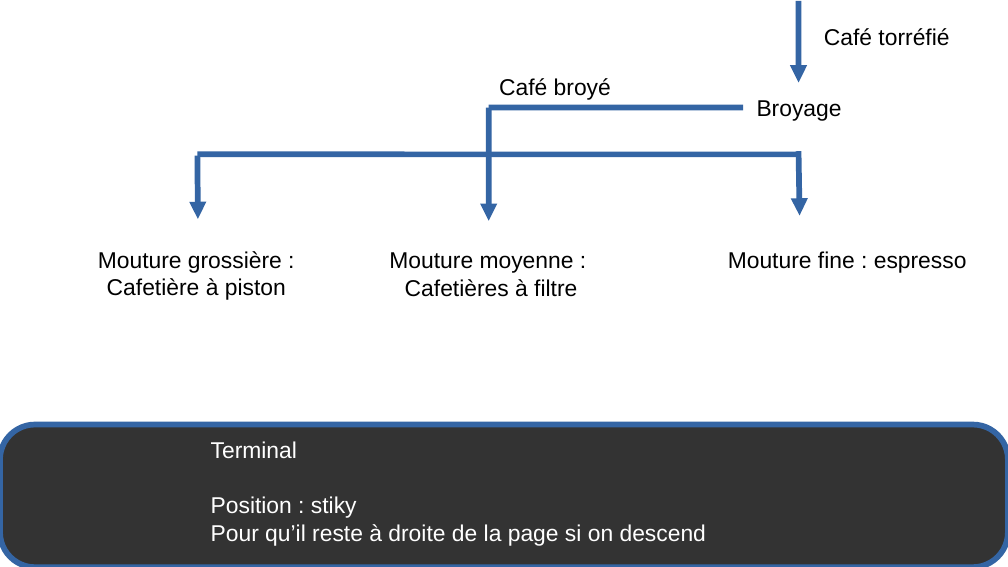
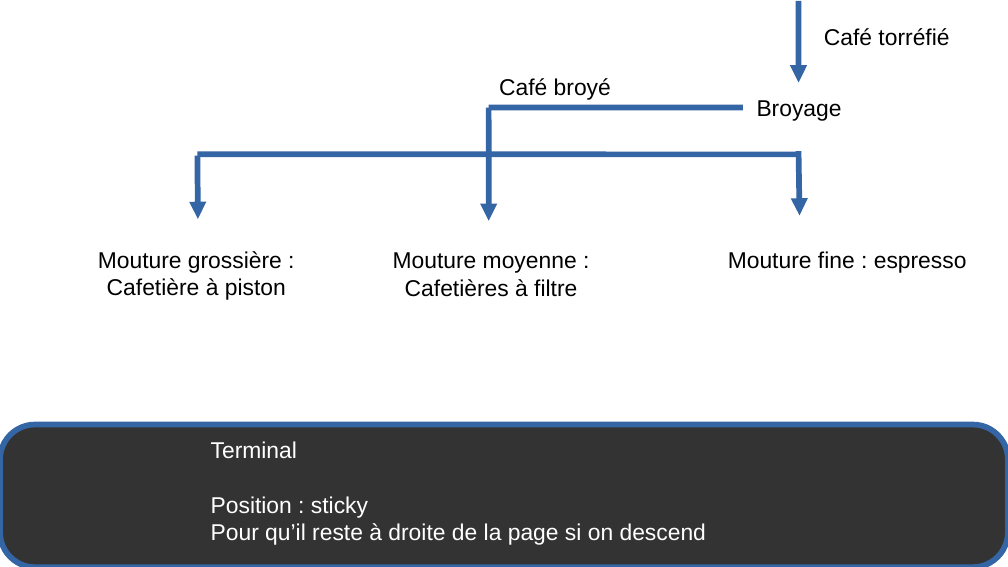
Before and after one commit to certainementalentour/site, a slide deck: slide 4 of SchemaPageFabricationV2.odp. Drawn at 1008x567 pixels with LibreOffice and Linux fonts; fonts in the diff are those of the drawing. Boxes give left, top, right and bottom in pixels: in the first picture for what was removed or moved away, otherwise in the second. Text is boxed around its words. In the diff, an @@ line names an element or a change of style, - is before the commit and + after.

```diff
--- a/SchemaPageFabricationV2.odp
+++ b/SchemaPageFabricationV2.odp
@@ text "Mouture moyenne :" rewrapped from <box>389,252,577,297</box> to <box>393,252,577,297</box> @@
@@ freeform shape at <box>0,424,1008,567</box>: outline redrawn @@
@@ text at <box>211,496,368,518</box>: text changed @@
-Position : stiky
+Position : sticky
```
Also in this commit, not shown: 3 other slides changed, 10 other files.
